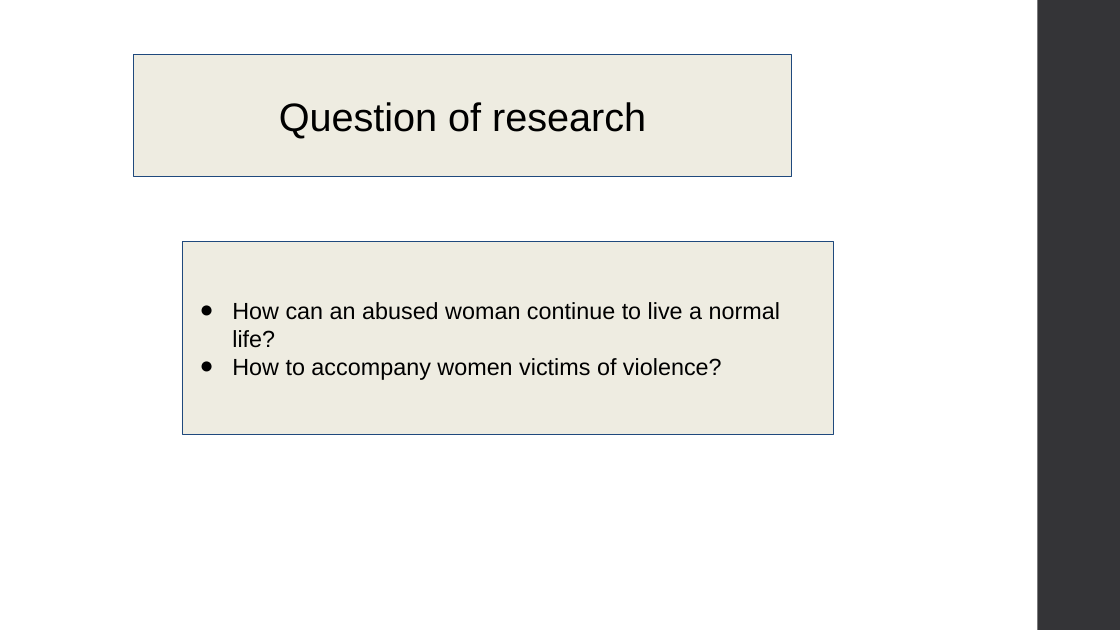
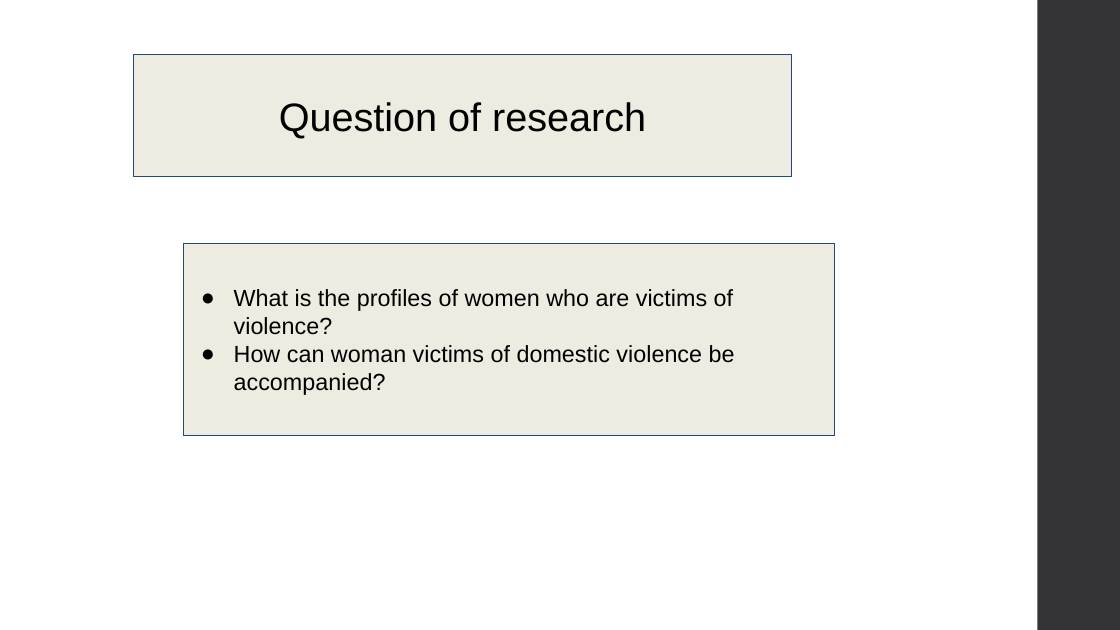
Before and after one commit to kettenieF20/Final-Capstone-Project, a slide deck: slide 10 of Domestic_Violence_on_woman_Ketenie_Flore recent (1).pptx (slide 8 before the commit). Drawn at 1120x630 pixels with LibreOffice and Linux fonts; fonts in the diff are those of the drawing. Boxes give left, top, right and bottom in pixels: in the first picture for what was removed or moved away, otherwise in the second. Text is boxed around its words. In the diff, an @@ line names an element or a change of style, - is before the commit and + after.

```diff
--- a/Domestic_Violence_on_woman_Ketenie_Flore recent (1).pptx
+++ b/Domestic_Violence_on_woman_Ketenie_Flore recent (1).pptx
@@ text in rectangle at [234, 289, 735, 395]: text changed @@
-● How can an abused woman continue to live a normal life?
-● How to accompany women victims of violence?
+● What is the profiles of women who are victims of violence?
+● How can woman victims of domestic violence be accompanied?
```
Also in this commit, not shown: 11 other slides changed, 7 slides added, 2 slides removed.
